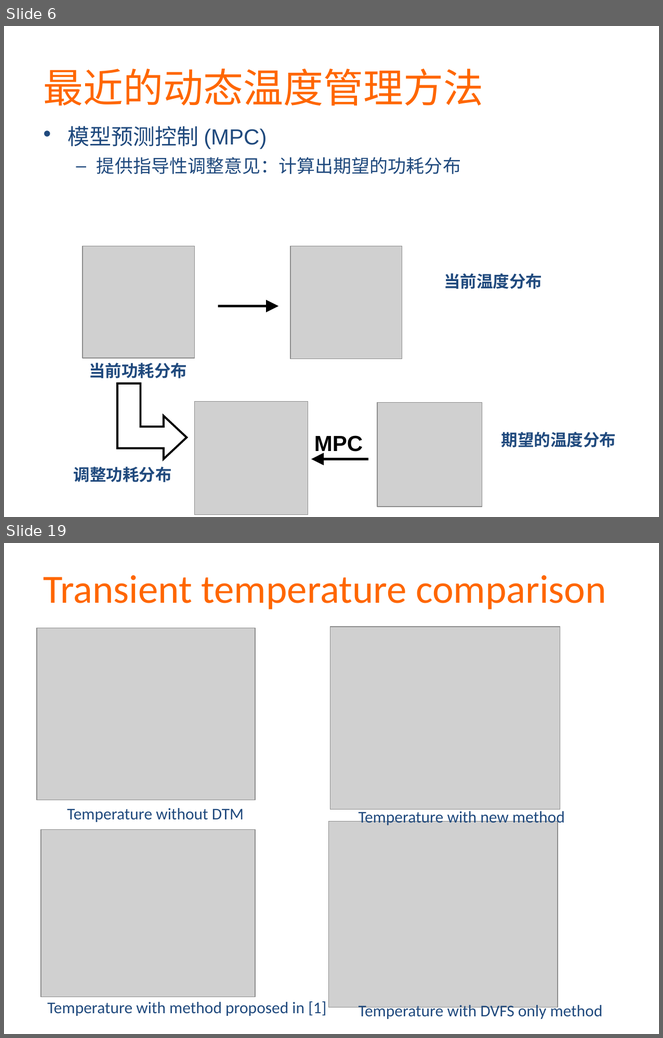
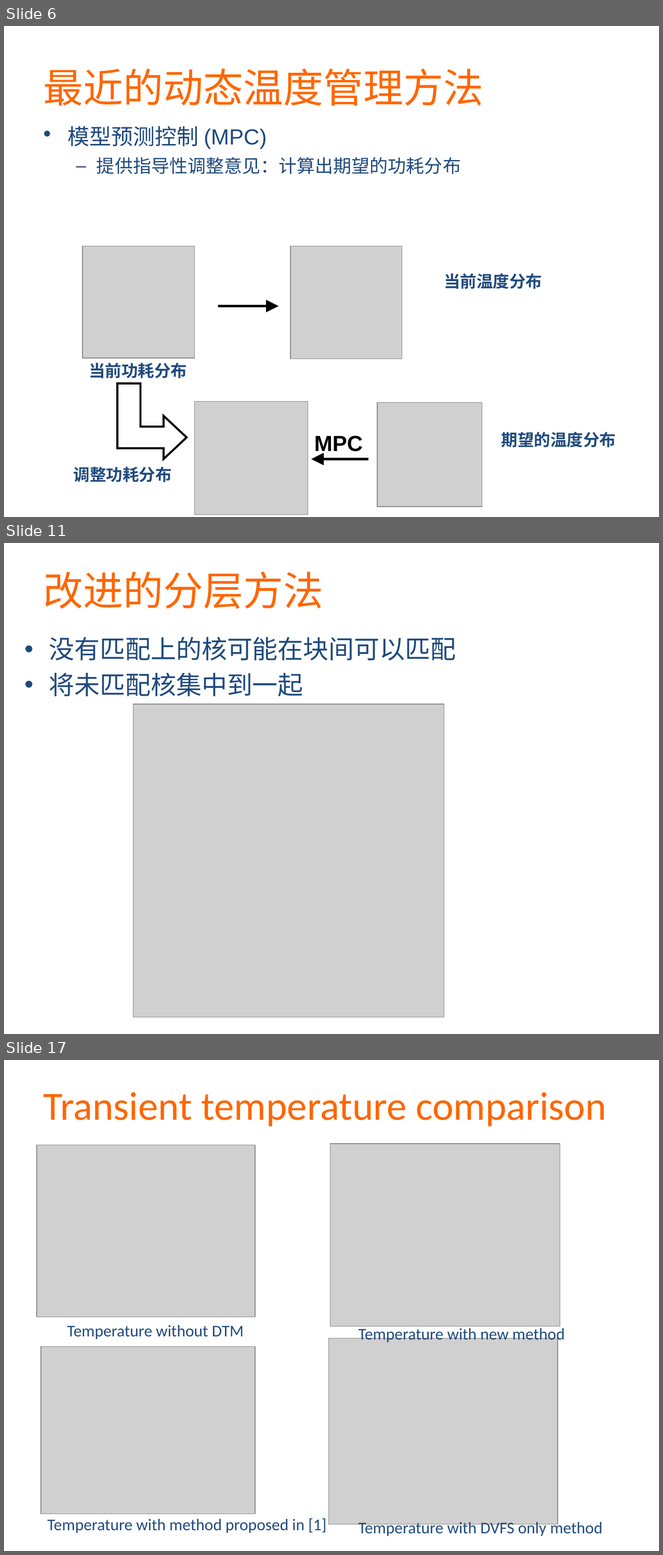
Before and after one commit to martian9/xin-yuan-houqin, a slide deck: ppt/majian.pptx. Shown one above the other, each under a label of ours: slides 6 and 19 before the commit, slides 6, 11 and 17 after it; the slides between them are not shown. The pictures are 663x1038 and 663x1555 pixels, drawn with LibreOffice and Linux fonts; fonts in the diff are those of the drawing; grey boxes stand for pictures. Boxes give left, top, right and bottom in pixels: in the first picture for what was removed or moved away, otherwise in the second. Text is boxed around its words. In the diff, an @@ line names an element or a change of style, - is before the commit and + after.

```diff
--- a/ppt/majian.pptx
+++ b/ppt/majian.pptx
@@ slide 11 added at (4, 543, 659, 1034), background #FFFFFF @@
@@ text added at (43, 572, 323, 609), 44 pt, text #FF6600 @@
+改进的分层方法
@@ text added at (49, 637, 456, 696), 28 pt, text #1F497D @@
+  • 没有匹配上的核可能在块间可以匹配
+  • 将未匹配核集中到一起
@@ picture added at (133, 704, 444, 1017) @@
@@ what was slide 19 is now slide 17 @@
```
Also in this commit, not shown: 6 slides changed, 5 other slides added, 8 slides removed.
